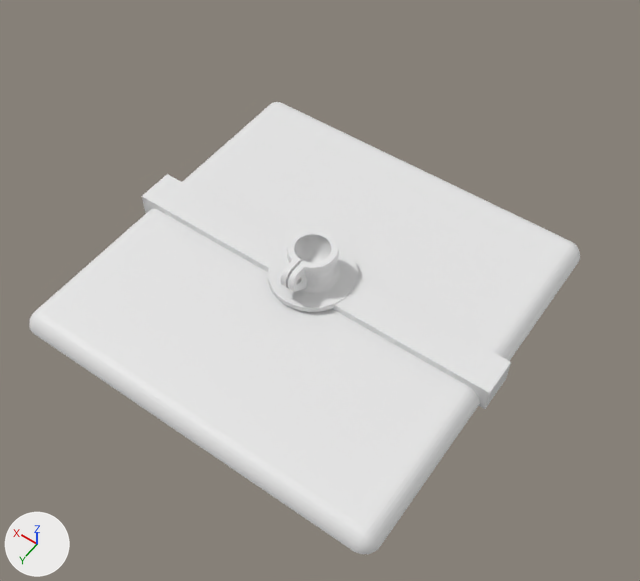
Renders of the Blender file ipad-headrest-mount/female-balljoint.blend from each side of a commit.
One viewpoint serves both versions: a camera (50 mm lens) standing at (-16.1, 22.0, 33.6) and looking at (-1.5, 1.5, 1.3). Every picture has the same lights, and +X, +Y and +Z are marked at lower left.
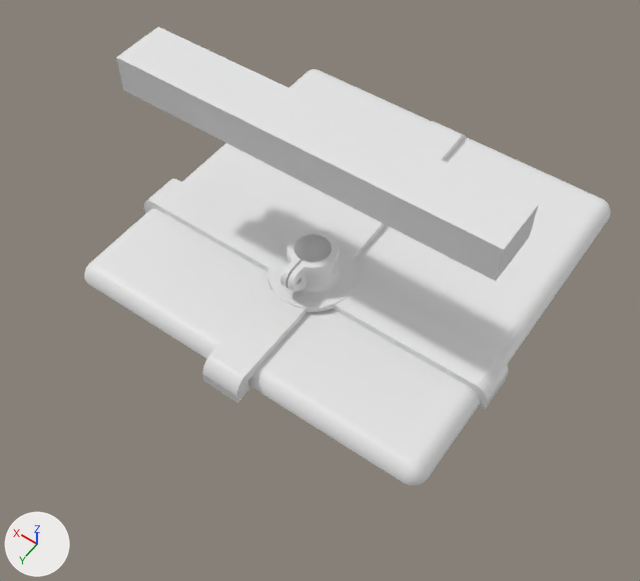
Commit message: / ‘ipad-headrest-mount/female-balljoint.blend’ / ‘ipad-headrest-mount/female-balljoint.blend1’

What changed in the scene script:
```text
Change me_cube_002:
    used by ob_cube_001; location = (0.0, 0.0, -0.6); scale = (0.103, 0.01, 0.007)
    remove me_cube_002.from_pydata(...)  # 8 vertices, 6 faces; spans x -100.0..100.0, y -100.0..100.0, z -100.0..100.0
    add me_cube_002.from_pydata(...)  # 40 vertices, 22 faces; spans x -100.0..100.0, y -100.0..100.0, z -100.0..100.0
    me_cube_002 part 1
    4 vertices are removed from x -100.0..100.0, y -100.0..100.0, z 100.0
    6 faces are deleted
    22 vertices are added at x -100.0..100.0, y -100.0..100.0, z -100.0..100.0
    14 new vertices lie (0.0, 200.0, 0.0) away from vertices in x -99.0..99.0, y -100.0, z -100.0..100.0
    22 new faces join them
Add me_cube_005:
    me_cube_005.from_pydata(...)  # 40 vertices, 22 faces; spans x -100.0..100.0, y -100.0..100.0, z -100.0..100.0
Change ob_cube:
    ob_cube.location: (0.0, 0.0, -0.7) -> (0.0, -3.7, -0.7)
Add ob_cube_002:
    ob_cube_002 = bpy.data.objects.new('Cube.002', me_cube_002.copy())  # the mesh of ob_cube_001
    ob_cube_002.location = (0.0, 0.0, 8.6)
    ob_cube_002.scale = (0.0945, 0.0135, 0.009)
Add ob_cube_003:
    ob_cube_003 = bpy.data.objects.new('Cube.003', me_cube_005)
    ob_cube_003.location = (0.0, -3.07, -0.6)
    ob_cube_003.rotation_euler = (0.0, 0.0, 1.571)  # degrees (0, 0, 90)
    ob_cube_003.scale = (0.103, 0.01, 0.007)
```

What differs and where, as boxes (x1, y1, x2, y2) in the pictures (640 x 581 px):
'Cube', moved: before (29, 102, 580, 554); after (84, 69, 610, 485)
'Cube.002', added: after (116, 27, 538, 281)
'Cube.001', reshaped: before (142, 174, 511, 409); after (144, 179, 508, 409)
'Cube.003', added: after (202, 121, 466, 403)
